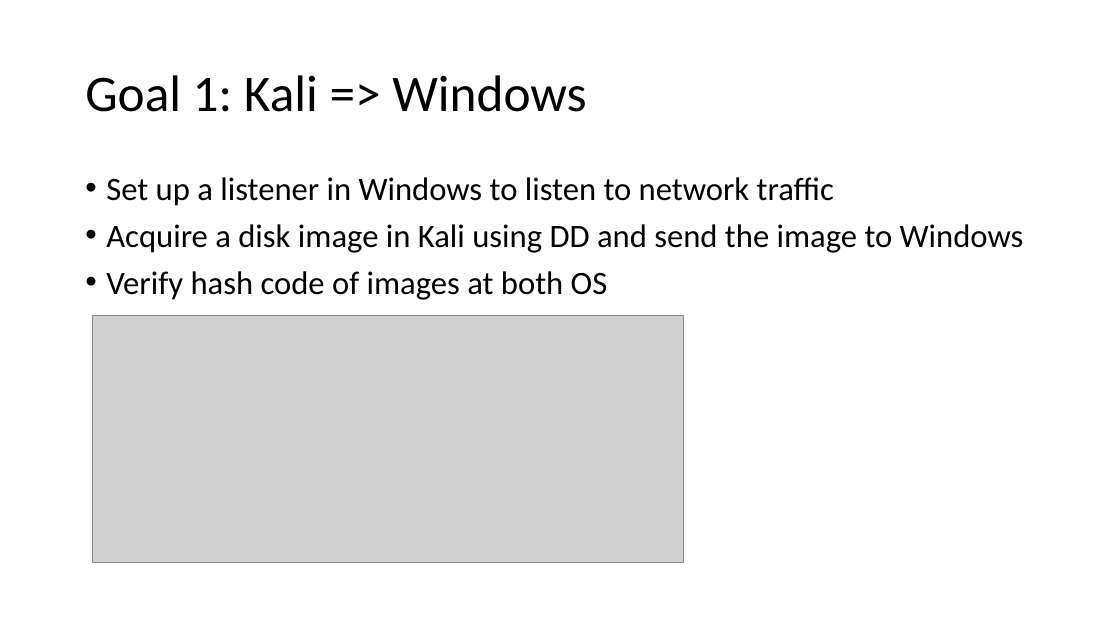
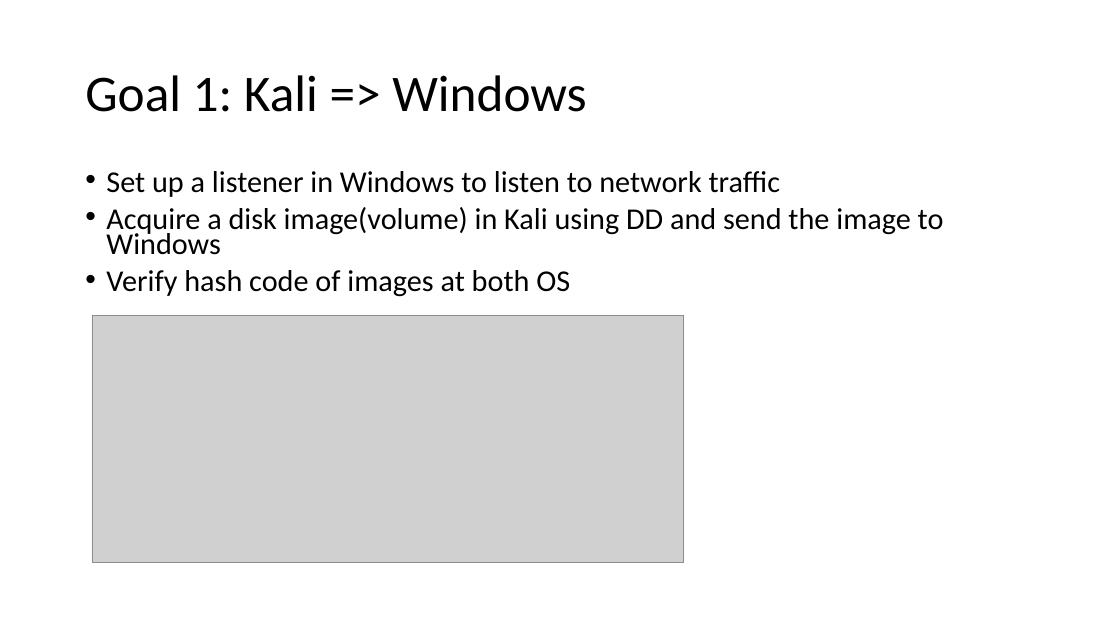
Before and after one commit to frankwxu/digital-forensics-lab, a slide deck: slide 29 of Basic_Computer_Skills_for_Forensics/7_USB_Image_Acquisition.pptx (slide 27 before the commit). Drawn at 1120x630 pixels with LibreOffice and Linux fonts; fonts in the diff are those of the drawing; grey boxes stand for pictures; background and template pictures are left out. Boxes give left, top, right and bottom in pixels: in the first picture for what was removed or moved away, otherwise in the second. Text is boxed around its words. In the diff, an @@ line names an element or a change of style, - is before the commit and + after.

```diff
--- a/Basic_Computer_Skills_for_Forensics/7_USB_Image_Acquisition.pptx
+++ b/Basic_Computer_Skills_for_Forensics/7_USB_Image_Acquisition.pptx
@@ text at [106, 171, 780, 297]: size 28 to 25.9 pt in "Set up a listener in Windows to ...", "Verify hash code of images at both ..."; line spacing 0.9 to 0.7 @@
@@ text at [106, 207, 944, 255]: text changed; size 28 to 25.9 pt @@
-• Acquire a disk image in Kali using DD and send the image to Windows
+• Acquire a disk image(volume) in Kali using DD and send the image to Windows
```
Also in this commit, not shown: 4 other slides changed, 4 slides added, 2 slides removed, 8 other files.
